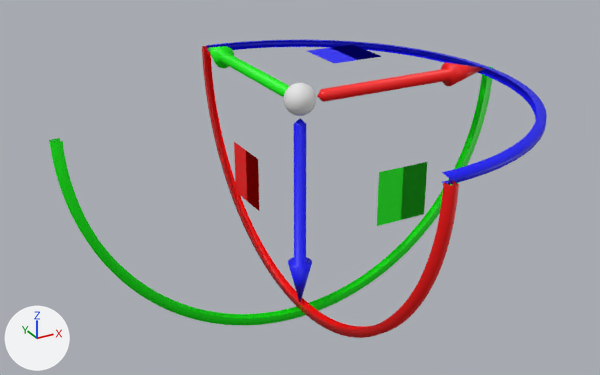
Two versions of the Blender file Resources/Engine/Models/gizmo-translation.blend, one commit apart.
Camera for both pictures: a 50 mm camera at (-291.0, -530.0, 192.0) aimed at (3.0, 5.0, -76.0). Every picture has the same lights, and +X, +Y and +Z are marked at lower left.

Names of what the first picture shows: 'ArrowX', 'ArrowY', 'ArrowZ', 'Center', 'PlaneX', 'PlaneY', 'PlaneZ', 'RotateX', 'RotateY', 'RotateZ'.
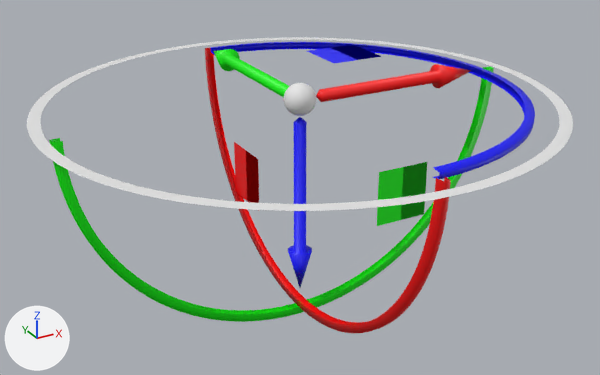
Edits to the bpy script that builds the scene:
```text
Change me_arrowz:
    where me_arrowz.from_pydata(...)  # 98 vertices, 98 faces; spans x -10.0..10.0, y -10.0..10.0, z -180.0..-15.0
    used by ob_arrowz; location = (0.0, 0.0, 0.0)
    me_arrowz part 1: the whole mesh is scaled about the mesh origin by (1, 1, 0.92)
Change me_arrowy:
    where me_arrowy.from_pydata(...)  # 98 vertices, 98 faces; spans x -10.0..10.0, y 15.0..180.0, z -10.0..10.0
    used by ob_arrowy; location = (0.0, 0.0, 0.0)
    me_arrowy part 2: the whole mesh is scaled about the mesh origin by (1, 0.92, 1)
Change me_arrowx:
    where me_arrowx.from_pydata(...)  # 98 vertices, 98 faces; spans x 15.0..180.0, y -10.0..10.0, z -10.0..10.0
    used by ob_arrowx; location = (0.0, 0.0, 0.0)
    me_arrowx part 3: the whole mesh is scaled about the mesh origin by (0.92, 1, 1)
Change me_rotatez:
    where me_rotatez.from_pydata(...)  # 645 vertices, 512 faces; spans x 0.0..180.0, y -180.0..180.0, z -3.0..3.0
    used by ob_rotatez; location = (0.0, 0.0, 0.0)
    me_rotatez part 4: the whole mesh is scaled about the mesh origin by (0.96, 0.95, 1)
Change me_rotatex:
    where me_rotatex.from_pydata(...)  # 645 vertices, 512 faces; spans x -3.0..3.0, y -187.0..187.0, z -183.0..0.0
    used by ob_rotatex; location = (0.0, 0.0, 0.0)
    me_rotatex part 5: the whole mesh is scaled about the mesh origin by (1, 0.96, 0.99)
Change me_rotatey:
    where me_rotatey.from_pydata(...)  # 645 vertices, 512 faces; spans x -187.0..187.0, y -3.0..3.0, z -191.0..0.0
    used by ob_rotatey; location = (0.0, 0.0, 0.0)
    me_rotatey part 6: the whole mesh is scaled about the mesh origin by (1, 1, 0.98)
Add me_rotatecenter:
    me_rotatecenter.from_pydata(...)  # 512 vertices, 256 faces; spans x -198.0..198.0, y -198.0..198.0, z 0.0
    me_rotatecenter.polygons.foreach_set('use_smooth', [True] * 256)
Add ob_rotatecenter:
    ob_rotatecenter = bpy.data.objects.new('RotateCenter', me_rotatecenter)
    ob_rotatecenter.location = (0.0, 0.0, 0.0)
```

Location of each change, [x1, y1, x2, y2] in pixels of the pictures (600 x 375 px; the box of a moved part takes in the faces that stretch with it):
'RotateY', mesh rescaled
    before: [49, 67, 494, 325]
    after: [49, 67, 494, 322]
'RotateX', mesh rescaled
    before: [202, 46, 459, 338]
    after: [205, 48, 451, 333]
'RotateCenter', added
    after: [27, 37, 573, 211]
'RotateZ', mesh rescaled
    before: [207, 40, 547, 185]
    after: [211, 42, 535, 179]
'ArrowZ', mesh rescaled (8% shorter)
    before: [288, 118, 312, 302]
    after: [288, 117, 312, 287]
'ArrowX', mesh rescaled (7% narrower)
    before: [317, 63, 485, 102]
    after: [316, 64, 472, 102]
'ArrowY', mesh rescaled (7% narrower)
    before: [207, 46, 289, 97]
    after: [213, 49, 289, 97]
part 6 of me_rotatey, moved or reshaped
    before: [60, 98, 485, 325]
    after: [60, 97, 485, 322]
